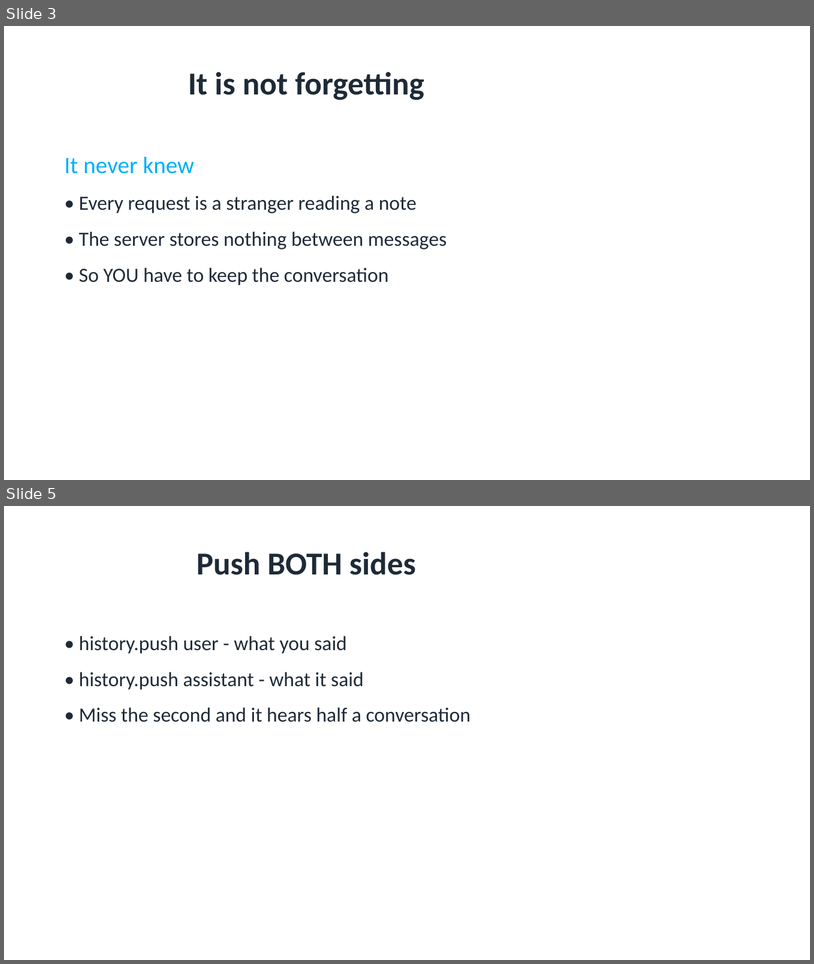
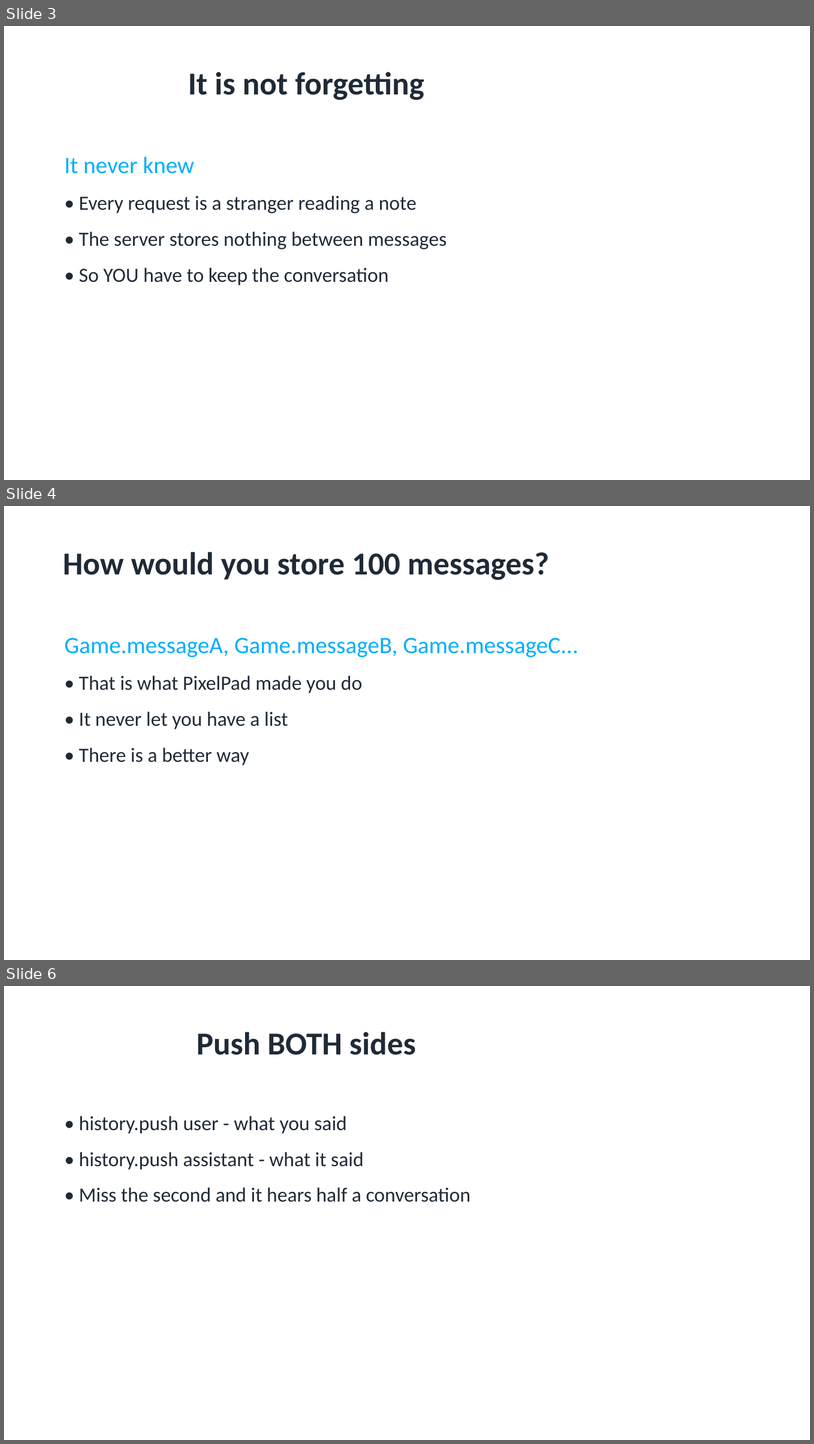
Before and after one commit to utgapps/utgapps.github.io, a slide deck: ai101/slides/week-07.pptx. Shown one above the other, each under a label of ours: slides 3 and 5 before the commit, slides 3, 4 and 6 after it; the slides between them are not shown. The pictures are 814x964 and 814x1444 pixels, drawn with LibreOffice and Linux fonts; fonts in the diff are those of the drawing. Boxes give left, top, right and bottom in pixels: in the first picture for what was removed or moved away, otherwise in the second. Text is boxed around its words. In the diff, an @@ line names an element or a change of style, - is before the commit and + after.

```diff
--- a/ai101/slides/week-07.pptx
+++ b/ai101/slides/week-07.pptx
@@ slide 4 added at (x1=4, y1=506, x2=810, y2=960), background #FFFFFF @@
@@ title added at (x1=63, y1=552, x2=549, y2=580), 38 pt, text #1F2A37, bold @@
+How would you store 100 messages?
@@ text added at (x1=65, y1=637, x2=578, y2=765), 24 pt, text #1F2A37 @@
+Game.messageA, Game.messageB, Game.messageC...
+• That is what PixelPad made you do
+• It never let you have a list
+• There is a better way
@@ what was slide 5 is now slide 6 @@
```
Also in this commit, not shown: 1 slide changed, 34 other files.
